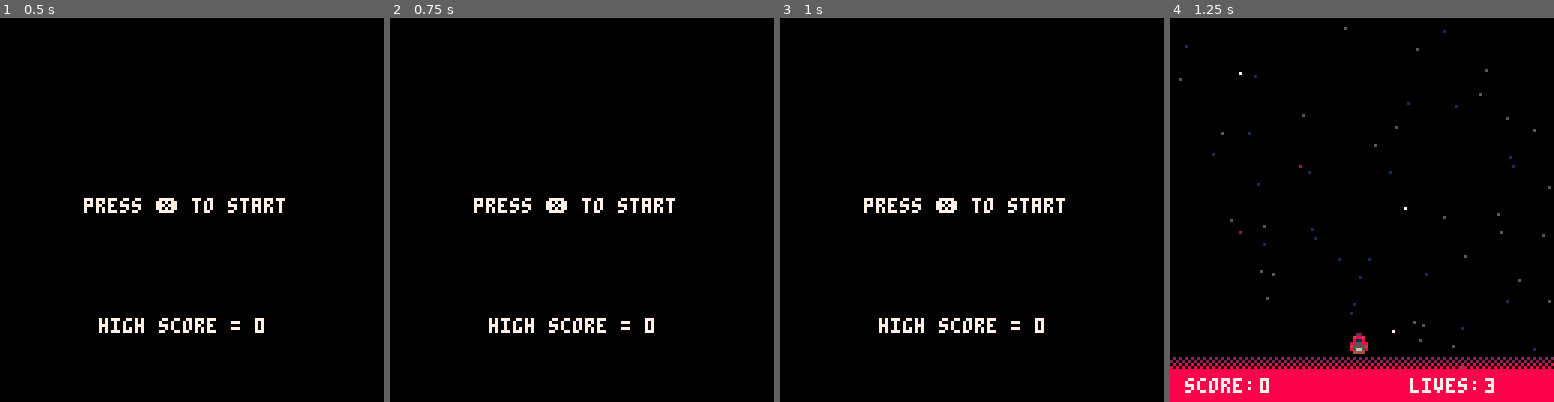
Above: before the commit, frames 1-4 (left to right).
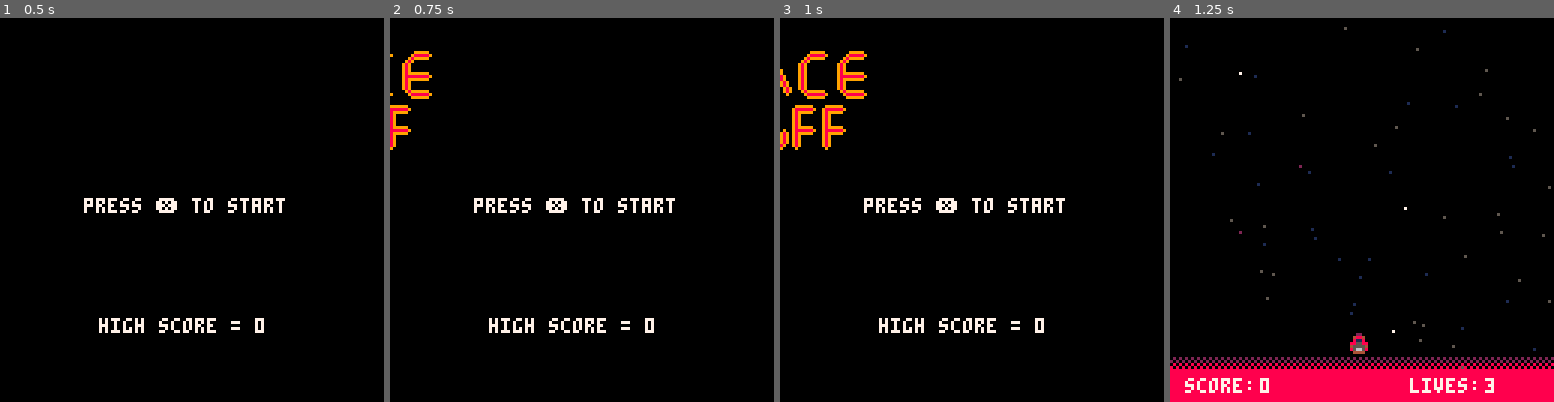
Above: after the commit, the same moments.

Repository: kris-pearman/Space-Fluff
Game: PICO-8 cartridge game.p8
Same seed, same stepped clock (60 frames per second), same inputs: the game is played once before the commit and once after it.
Inputs:
- Up to frame 1 (0.5 s): tap O (Z key) at 0.33 s
- Up to frame 2 (0.75 s): tap O (Z key) at 0.7 s
- Up to frame 3 (1 s): no input
- Up to frame 4 (1.25 s): tap X (X key) at 1.07 s

Frame 1 is identical in both runs. In frame 2, 0.9% of the frame differs, in the area x 0-11%, y 8-35%; in frame 3, 2.0%, in the area x 0-23%, y 8-35%; in frame 4, nothing differs.

Commit message:
Updated title screen and game screen with decorations. Slight tweaks to bullet speeds and more patterns added.

Diff:
--- a/game.p8
+++ b/game.p8
@@ -9,25 +9,30 @@
     event_timeline = {}
     game_state = "title"
     hi_score=0
+    title_frame = 0
     -- (eventType, quantity, initialFrame, frequency,x,y,pattern,group_id,default_speed)
     create_events("enemy1", 4, 100, 30,80,-20,"empty_pattern",nil,2)
     create_events("enemy1", 4, 500, 30,40,-20,"empty_pattern",nil,2)
     create_events("enemy1", 4, 900, 25,20,-20,"square","group_1",1,4)
-    create_events("enemy1", 4, 1400, 25,-30,5,"zig_zag","group_1",2,4)
-    create_events("enemy1", 1, 1900, 30,15,-20,"empty_pattern",3,2)
-    create_events("enemy1", 1, 1925, 30,35,-20,"empty_pattern",3,2)
-    create_events("enemy1", 1, 1950, 30,55,-20,"empty_pattern",3,2)
-    create_events("enemy1", 1, 1975, 30,75,-20,"empty_pattern",3,2)
-    create_events("enemy1", 1, 2000, 30,95,-20,"empty_pattern",3,2)
-
+    create_events("enemy1", 4, 1500, 25,-30,5,"zig_zag","group_1",2,4)
+    for i=1,5 do
+        create_events("enemy1", 1, 1900+(20*i), 30,15+(i*15),-20,"empty_pattern",3,3)
+    end
+    create_events("enemy1", 8, 2250, 20,-30,15,"wave",4,4)
+    for i=1,5 do
+        create_events("enemy1", 1, 2600+(20*i), 30,100-(i*15),-20,"empty_pattern",3,3)
+    end
     init_session()
     print_debug_message = false
+    decoration_speed = 1
+    decoration_ypos = 1
 
 
 end
 
 function init_session()
     create_player_vars()
+    title_frame = -100
     enemies={}
     bullets={}
     powerups={}
@@ -39,6 +44,7 @@
     enemy_bullets = {}
     invuln_timer = 0
     explosions = {}
+    decoration_ypos = 1
 
     for i=1,100 do
         local background_star = {}
@@ -64,6 +70,9 @@
 function _update60()
     if game_state == "title" then
         check_game_started()
+        if title_frame < 22 then
+            title_frame += 1
+        end
     else
         if game_state == "gameplay" then
             handle_input()
@@ -111,10 +120,12 @@
 function _draw()
     cls(black)
     if game_state == "title" then
+        draw_title_logo()
         print("press ❎ to start",28,60,white)
         print("high score = " .. hi_score,33,100,white)
     else
         if game_state == "gameplay" then
+            draw_decorations()
             draw_background()
             draw_enemy_projectiles()
             draw_player()
@@ -163,6 +174,13 @@
     zig_zag.fire = true
     zig_zag.fire_rate = 120
     patterns.zig_zag = zig_zag
+    local wave = {}
+    wave.path = {{0,30,3},{15,15,3},{30,30,3},{45,15,3},{60,30,3},{75,15,3},{90,30,3},{115,15,3},{130,30,3}}
+    wave.exit_d = "down"
+    wave.exit_s = speed
+    wave.fire = true
+    wave.fire_rate = 60
+    patterns.wave = wave
 
 
     return patterns[pattern]
@@ -292,7 +310,7 @@
         if btnp(fire1) then
             if (cool_down == 0 and num_of_bullets < 3) then
                 player_fire()
-                cool_down = 10
+                cool_down = 4
                 num_of_bullets += 1
             end
         end
@@ -425,7 +443,7 @@
             if (objects_have_collided(bullet, enemy)) then
                 enemy.alive = false
                 player.score += enemy.value
-                create_explosion(enemy.x+2,enemy.y)
+                create_explosion(enemy.x+2,enemy.y+1)
                 del(bullets, bullet)
                 num_of_bullets -= 1
                 if enemy.group  ~= nil  then
@@ -549,6 +567,9 @@
             end
         end
     end
+    if cur_frame%40 == 0 then
+    decoration_ypos += 1
+    end
 end
 
 
@@ -644,7 +665,26 @@
         print(game_state,45,50,blue)
     end
 
-
+    function draw_decorations()
+        if (cur_frame > 500 ) then
+            spr(238,45,decoration_ypos-36+decoration_speed)
+            spr(239,53,decoration_ypos-36+decoration_speed)
+            spr(254,45,decoration_ypos-28+decoration_speed)
+            spr(255,53,decoration_ypos-28+decoration_speed)
+
+        end
+    end
+
+    function draw_title_logo()
+        for i=1,8 do
+            spr(80+i,title_frame+8*i,8)
+            spr(96+i,title_frame+8*i,16)
+            spr(112+i,title_frame+8*i,24)
+            spr(88+i,title_frame+8*i+8,26)
+            spr(104+i,title_frame+8*i+8,34)
+            spr(120+i,title_frame+8*i+8,42)
+        end
+    end
     -->8
     --game states?
 
Not shown, changed: 106 lines of the sprite sheet (__gfx__) section of game.p8
